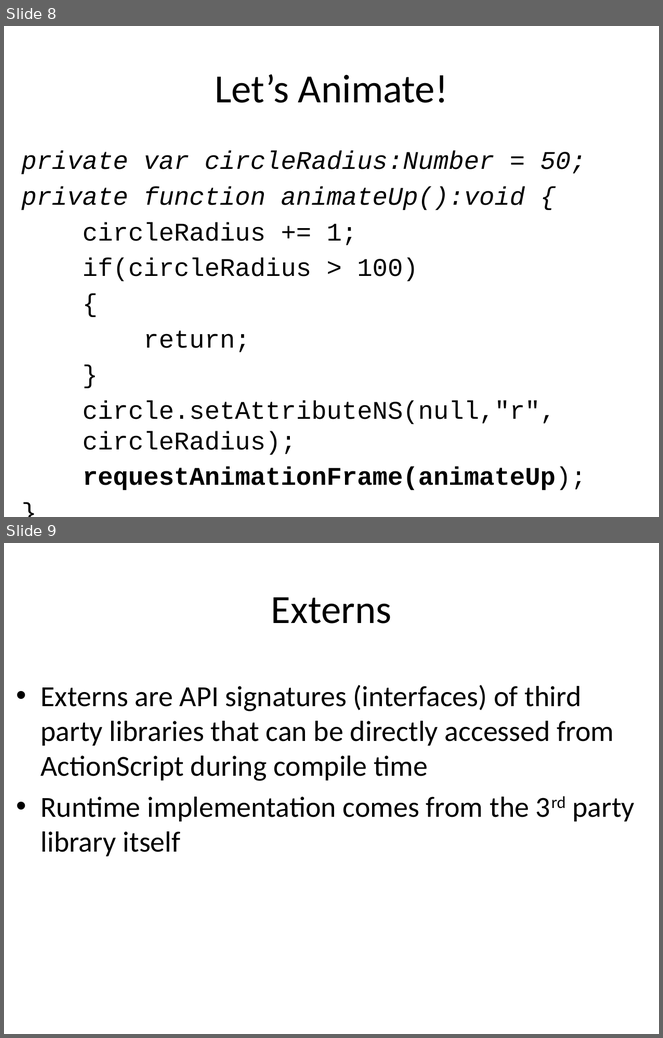
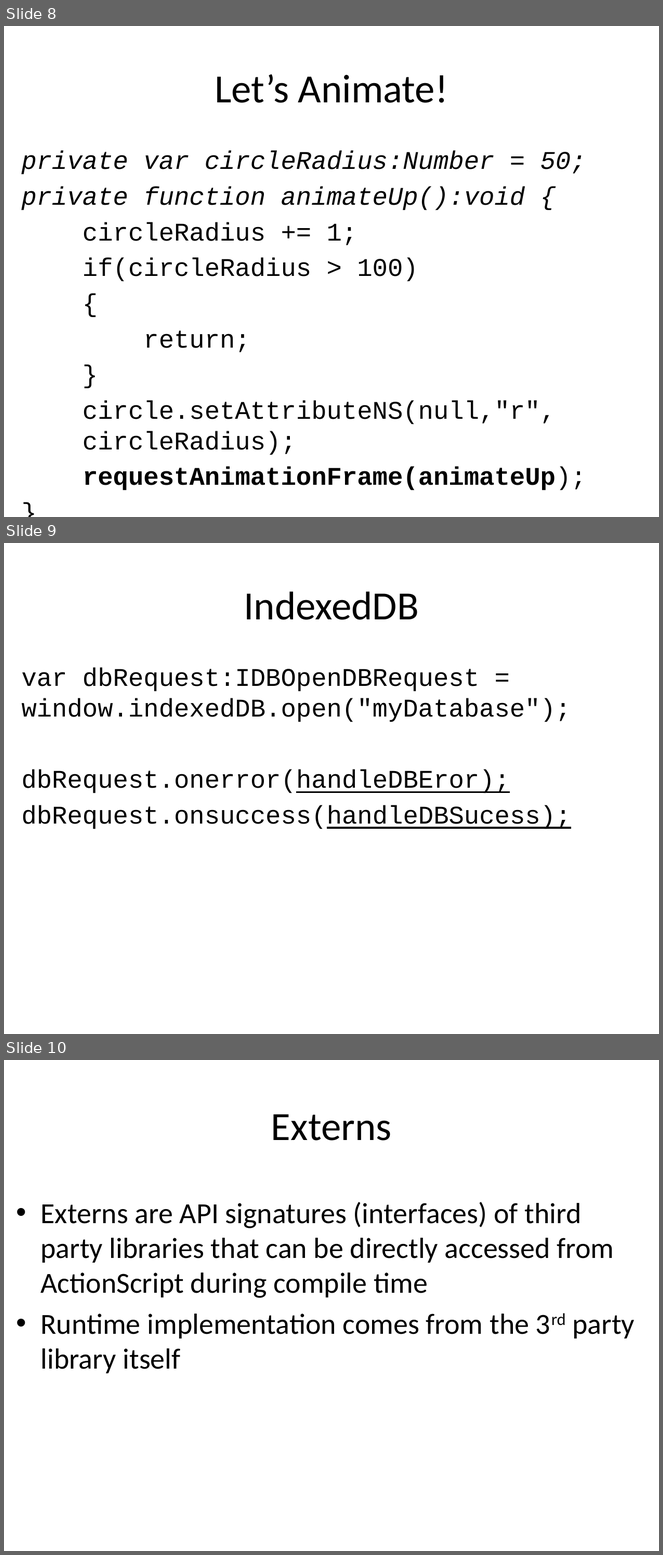
Before and after one commit to bigosmallm/bigosmallm.github.io, a slide deck: flexjs/worldtour-sf/JS_with_AS3.pptx. Shown one above the other, each under a label of ours: slides 8 and 9 before the commit, slides 8, 9 and 10 after it. The pictures are 663x1038 and 663x1555 pixels, drawn with LibreOffice and Linux fonts; fonts in the diff are those of the drawing. Boxes give left, top, right and bottom in pixels: in the first picture for what was removed or moved away, otherwise in the second. Text is boxed around its words. In the diff, an @@ line names an element or a change of style, - is before the commit and + after.

```diff
--- a/flexjs/worldtour-sf/JS_with_AS3.pptx
+++ b/flexjs/worldtour-sf/JS_with_AS3.pptx
@@ slide 9 added at <box>4,543,659,1034</box>, background #FFFFFF @@
@@ title added at <box>244,591,419,620</box>, 44 pt, text #000000 @@
+IndexedDB
@@ text added at <box>22,668,571,830</box>, 28 pt, text #000000 @@
+var dbRequest:IDBOpenDBRequest = window.indexedDB.open("myDatabase");
+dbRequest.onerror(handleDBEror);
+dbRequest.onsuccess(handleDBSucess);
@@ what was slide 9 is now slide 10 @@
```
Also in this commit, not shown: 1 other file.
